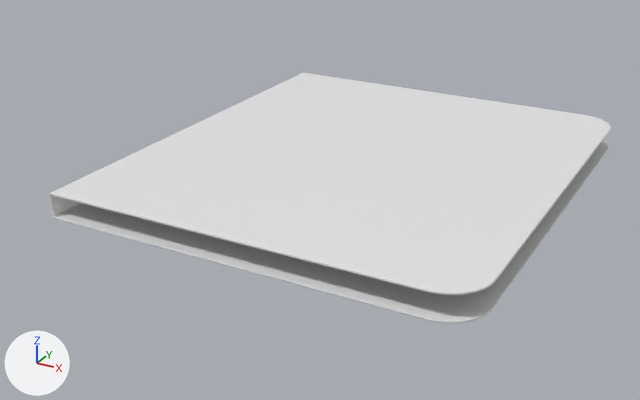
The glTF model src/assets/models/cover_blender.glb, before and after one commit.
Rendered twice from a 50 mm lens placed at (1.482, -1.978, 0.885), pointed at (0.443, -0.089, -0.06). Arrows for +X, +Y and +Z are at lower left; the lights stay in place.

In view in the first picture: 'cover_bottom_back', 'cover_top'.
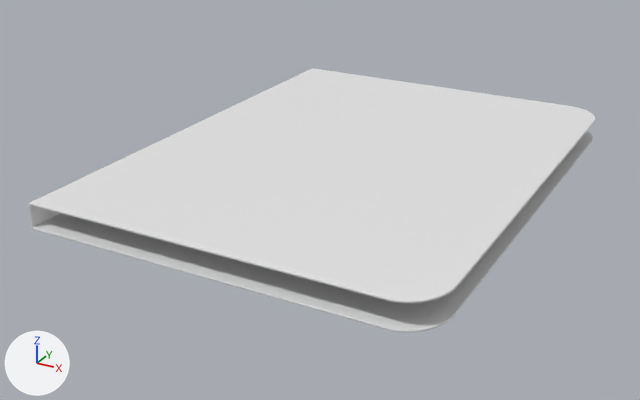
Where the change shows, as pixel boxes [x1, y1, x2, y2] in the pictures (640 x 400 px):
'cover_top', rescaled: before [50, 73, 611, 295]; after [29, 68, 595, 303]
'cover_bottom_back', rescaled (10% taller): before [50, 141, 608, 323]; after [29, 131, 593, 332]
'first_page_top', rescaled: before [51, 195, 436, 294]; after [32, 205, 399, 303]

The edits, one by one:
Object 'cover_top' (ob_cover_top) is rescaled from (1.0, 1.0, 1.0) to (0.946, 1.11, 1.0).
Object 'cover_bottom_back' (ob_cover_bottom_back) is rescaled from (1.0, 1.0, 1.0) to (0.946, 1.11, 1.0).
